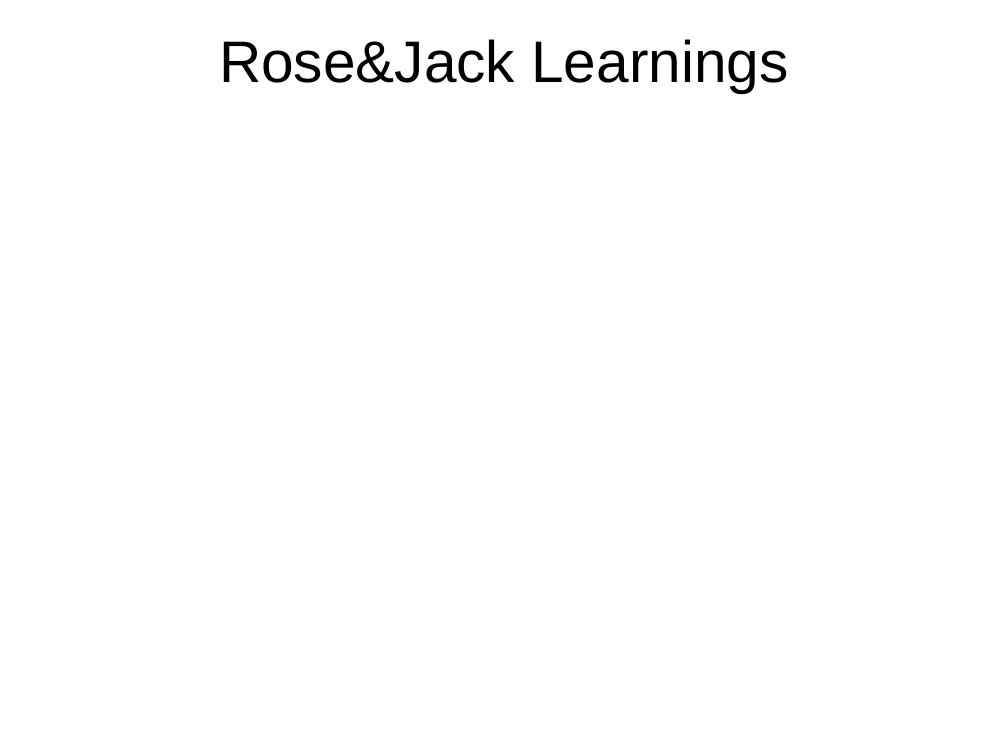
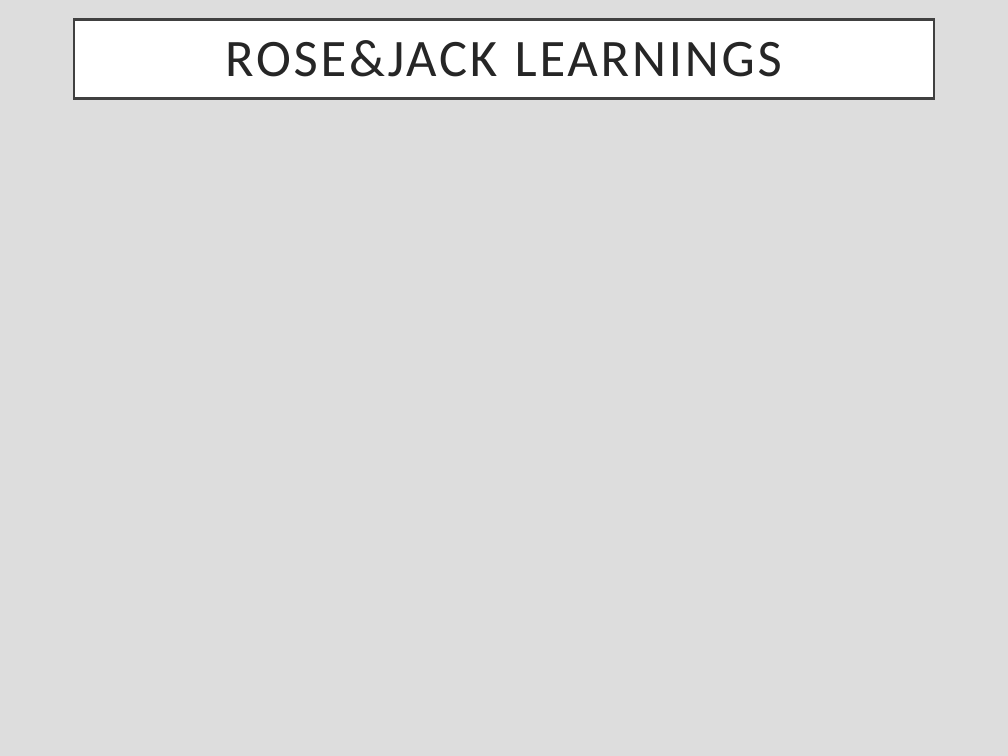
Before and after one commit to nojetlag/CASINFE2018, a slide deck: slide 4 of Titanic/presentation/CASINFE2018 Presentation Team Rose and Jack.pptx (slide 3 before the commit). Drawn at 1008x756 pixels with LibreOffice and Linux fonts; fonts in the diff are those of the drawing. Boxes give left, top, right and bottom in pixels: in the first picture for what was removed or moved away, otherwise in the second. Text is boxed around its words. In the diff, an @@ line names an element or a change of style, - is before the commit and + after.

Commit message:
Update Titanic/presentation/CASINFE2018 Presentation Team Rose and Jack.pptx
Version 0.1

```diff
--- a/Titanic/presentation/CASINFE2018 Presentation Team Rose and Jack.pptx
+++ b/Titanic/presentation/CASINFE2018 Presentation Team Rose and Jack.pptx
@@ background #FFFFFF to #DDDDDD @@
@@ title "ROSE&JACK LEARNINGS": place and size @@
-title "ROSE&JACK LEARNINGS" at box(219, 39, 788, 93)
+title "ROSE&JACK LEARNINGS" at box(74, 20, 934, 99)
@@ title "ROSE&JACK LEARNINGS" at box(74, 20, 934, 99): fill none to #FFFFFF; outline none to #404040 2.5 pt @@
@@ title at box(225, 40, 782, 77): text changed; size 59.5 to 53.6 pt; font Arial to Calibri; text colour #000000 to #262626 @@
-Rose&Jack Learnings
+ROSE&JACK LEARNINGS
```
Also in this commit, not shown: 2 other slides changed, 1 slide added.
